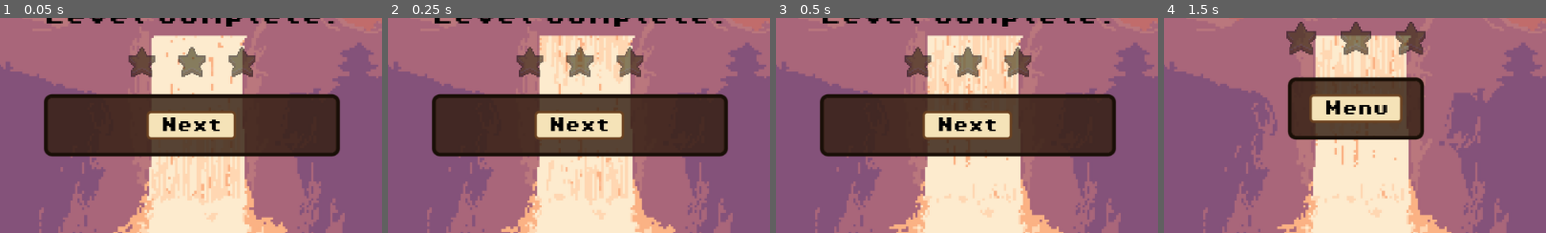
Above: before the commit, frames 1-4 (left to right).
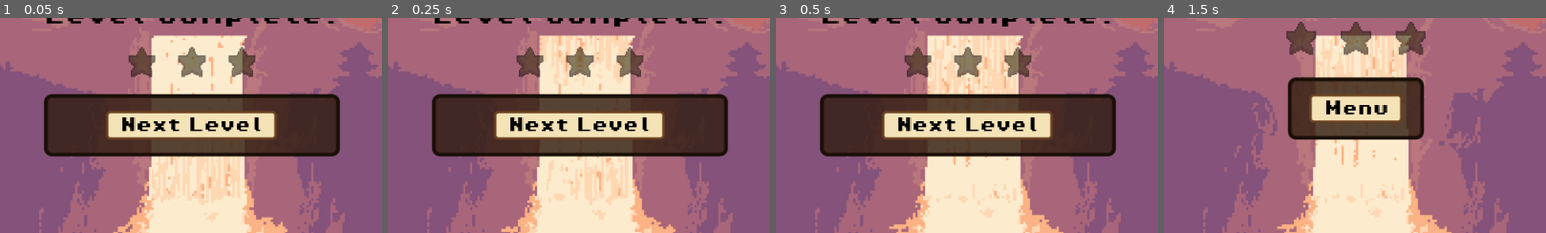
Above: after the commit, the same moments.

Repository: singhh-piyush/frog-ninja
Game: Godot game, scene res://scenes/LevelComplete.tscn
The game is run twice, just before and just after one commit, with the same random seed, the same clock (stepped at 60 frames per second) and the same inputs. This scene is started directly instead of the project's main scene.
Inputs (mouse positions are % of the whole screen's width and height, from its top left):
- Up to frame 1 (0.05 s): no input
- Up to frame 2 (0.25 s): no input
- Up to frame 3 (0.5 s): no input
- Up to frame 4 (1.5 s): click "Next" (after the commit: "Next Level") at 0.5 s; move the mouse to (72, 45) at 1.27 s; hold Right (move_right) from 1.28 s (still down)
The pictures show only the part of the screen within x 25-75%, y 35-85%; the shares and areas given below are measured in that part.

The runs differ from the first frame. In frame 1, 3.7% of the frame differs, in the area x 27-73%, y 43-57%; in frame 2, 3.7%; in frame 3, 3.7%; in frame 4, nothing differs.

Commit message:
Final level goes straight to win screen

Diff:
--- a/scenes/LevelComplete.tscn
+++ b/scenes/LevelComplete.tscn
@@ -76,7 +76,7 @@
 [node name="NextButton" type="Button" parent="Root/Center/Layout/Card/VBox"]
 layout_mode = 2
 size_flags_horizontal = 4
-text = "Next"
+text = "Next Level"
 alignment = 1
 script = ExtResource("2_hover")
 
--- a/scripts/end.gd
+++ b/scripts/end.gd
@@ -14,15 +14,20 @@
 	$AnimatedSprite2D.play("pressed")
 	await $AnimatedSprite2D.animation_finished
 
-	# Iris to black, then show the level-complete popup over the paused level.
-	Transition.wipe(_show_level_complete)
-
-func _show_level_complete():
-	# Record this level's coin result so the WinScreen can rate the final level with stars.
+	# Record this level's coins for the star rating (used by the popup or the win screen).
 	var gm = get_tree().get_first_node_in_group("game_manager")
 	GameState.last_coins_collected = gm.score if gm else 0
 	GameState.last_coins_total = gm.total_coins if gm else 0
 
+	# Final level: skip the Level Complete popup and go straight to the win screen.
+	# Otherwise iris to black and show the popup over the paused level.
+	var path = get_tree().current_scene.scene_file_path
+	if GameState.is_last_level(path):
+		GameState.advance_from(path)
+	else:
+		Transition.wipe(_show_level_complete)
+
+func _show_level_complete():
 	var popup = preload("res://scenes/LevelComplete.tscn").instantiate()
 	get_tree().current_scene.add_child(popup)
 	get_tree().paused = true
--- a/scripts/game_state.gd
+++ b/scripts/game_state.gd
@@ -36,10 +36,13 @@
 func respawn(from := Vector2(-1, -1)) -> void:
 	Transition.reload_scene(from)
 
+func is_last_level(path: String) -> bool:
+	var idx := LEVELS.find(path)
+	return idx == -1 or idx + 1 >= LEVELS.size()
+
 func advance_from(current_path: String, from := Vector2(-1, -1)) -> void:
-	var idx := LEVELS.find(current_path)
-	if idx == -1 or idx + 1 >= LEVELS.size():
+	if is_last_level(current_path):
 		Transition.change_scene(WIN_SCREEN, from)
 	else:
 		lives = MAX_LIVES
-		Transition.change_scene(LEVELS[idx + 1], from)
+		Transition.change_scene(LEVELS[LEVELS.find(current_path) + 1], from)
